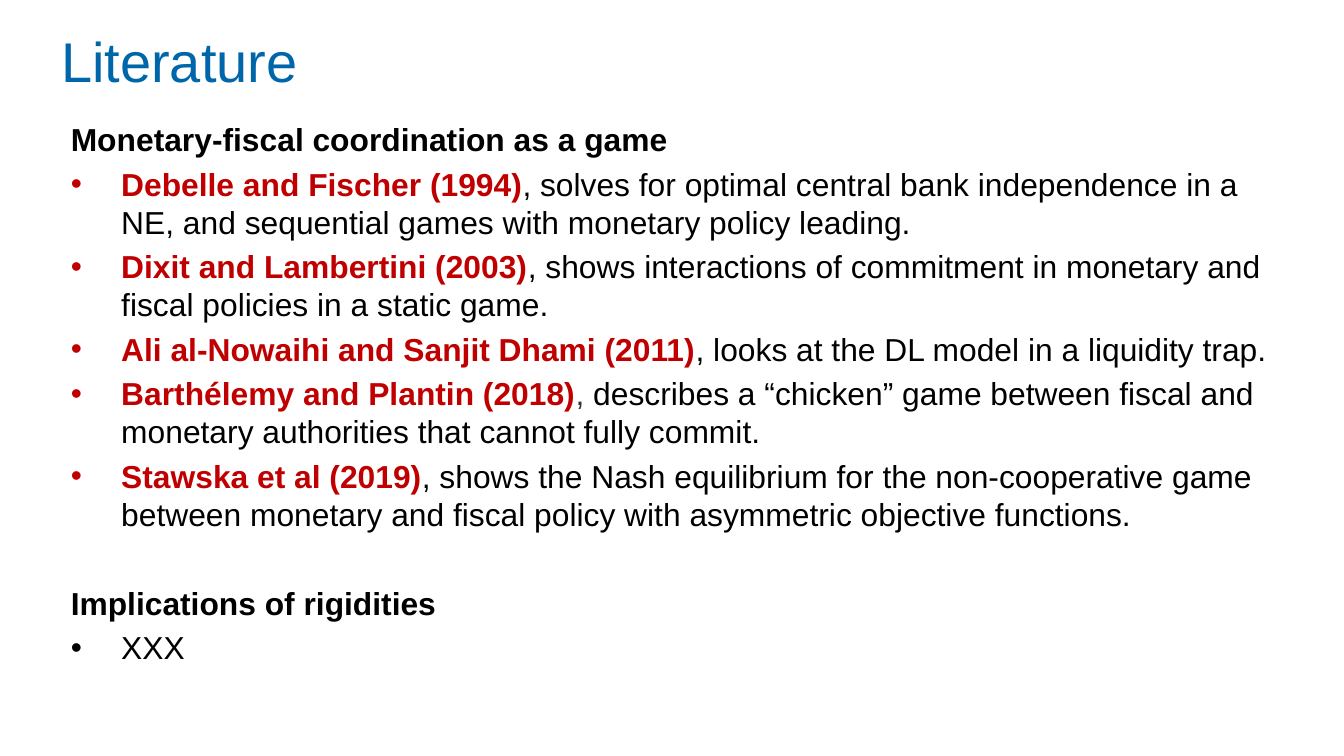
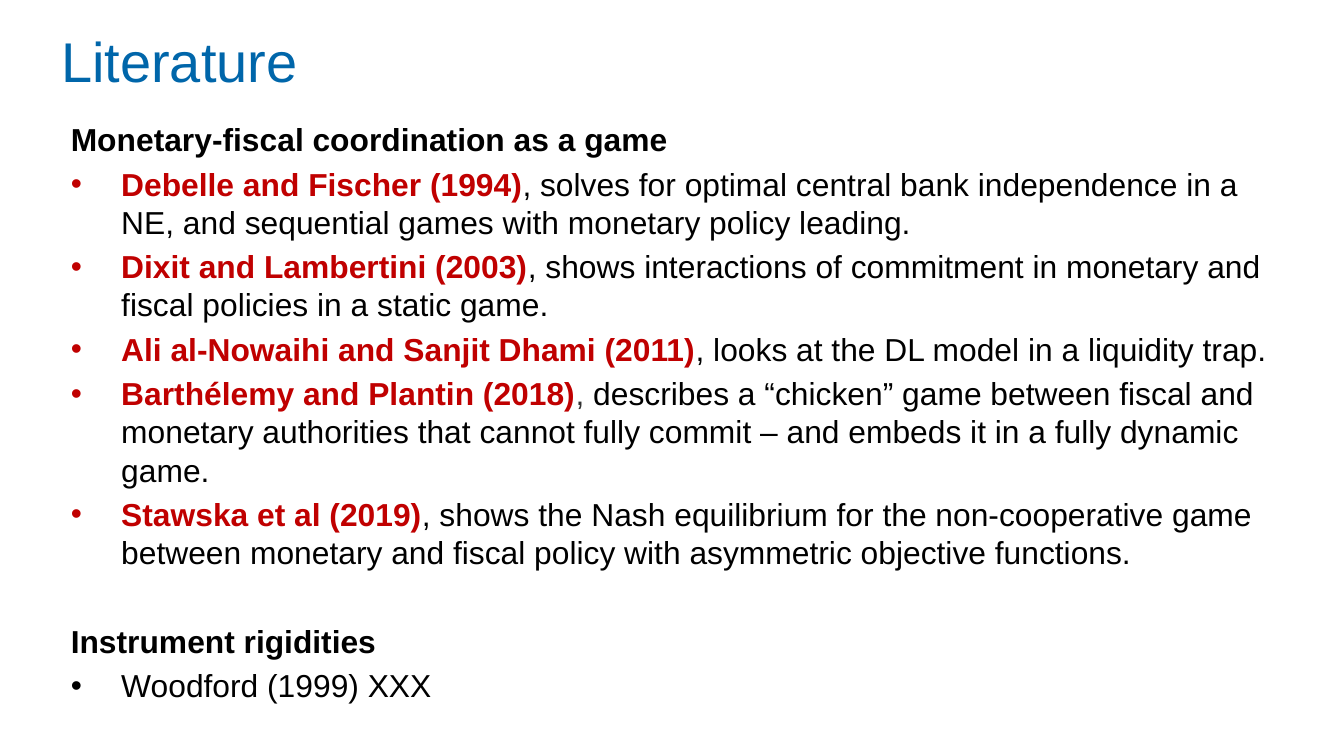
Before and after one commit to Zjub/TVHENZ, a slide deck: slide 5 of MF coordination/SI_game/Monetary and Fiscal Policy Coordination.pptx. Drawn at 1344x756 pixels with LibreOffice and Linux fonts; fonts in the diff are those of the drawing. Boxes give left, top, right and bottom in pixels: in the first picture for what was removed or moved away, otherwise in the second. Text is boxed around its words. In the diff, an @@ line names an element or a change of style, - is before the commit and + after.

```diff
--- a/MF coordination/SI_game/Monetary and Fiscal Policy Coordination.pptx
+++ b/MF coordination/SI_game/Monetary and Fiscal Policy Coordination.pptx
@@ text at bbox=[121, 381, 1254, 487]: text changed @@
-• Barthélemy and Plantin (2018), describes a “chicken” game between fiscal and monetary authorities that cannot fully commit.
+• Barthélemy and Plantin (2018), describes a “chicken” game between fiscal and monetary authorities that cannot fully commit – and embeds it in a fully dynamic game.
@@ text at bbox=[71, 630, 376, 659]: text changed @@
-Implications of rigidities
-• XXX
+Instrument rigidities
+• Woodford (1999) XXX
```
Also in this commit, not shown: 2 other slides changed, 3 other files.
